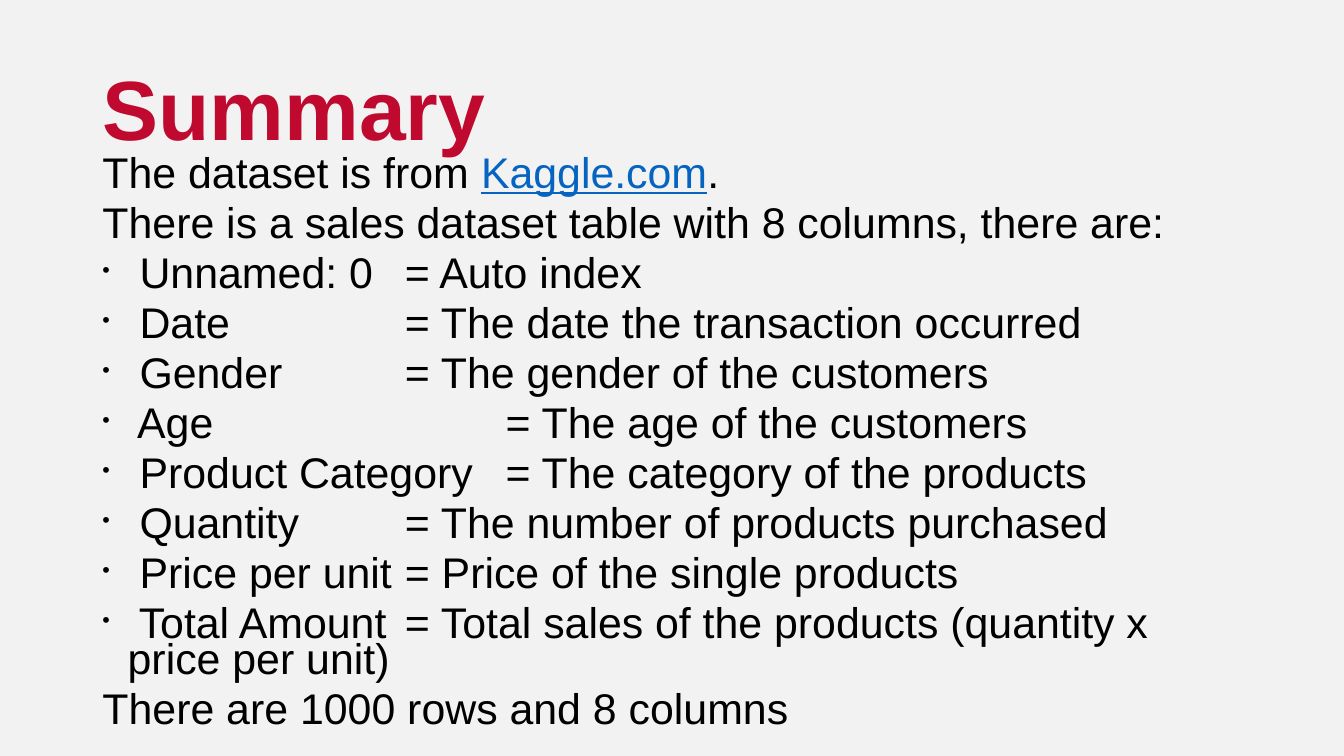
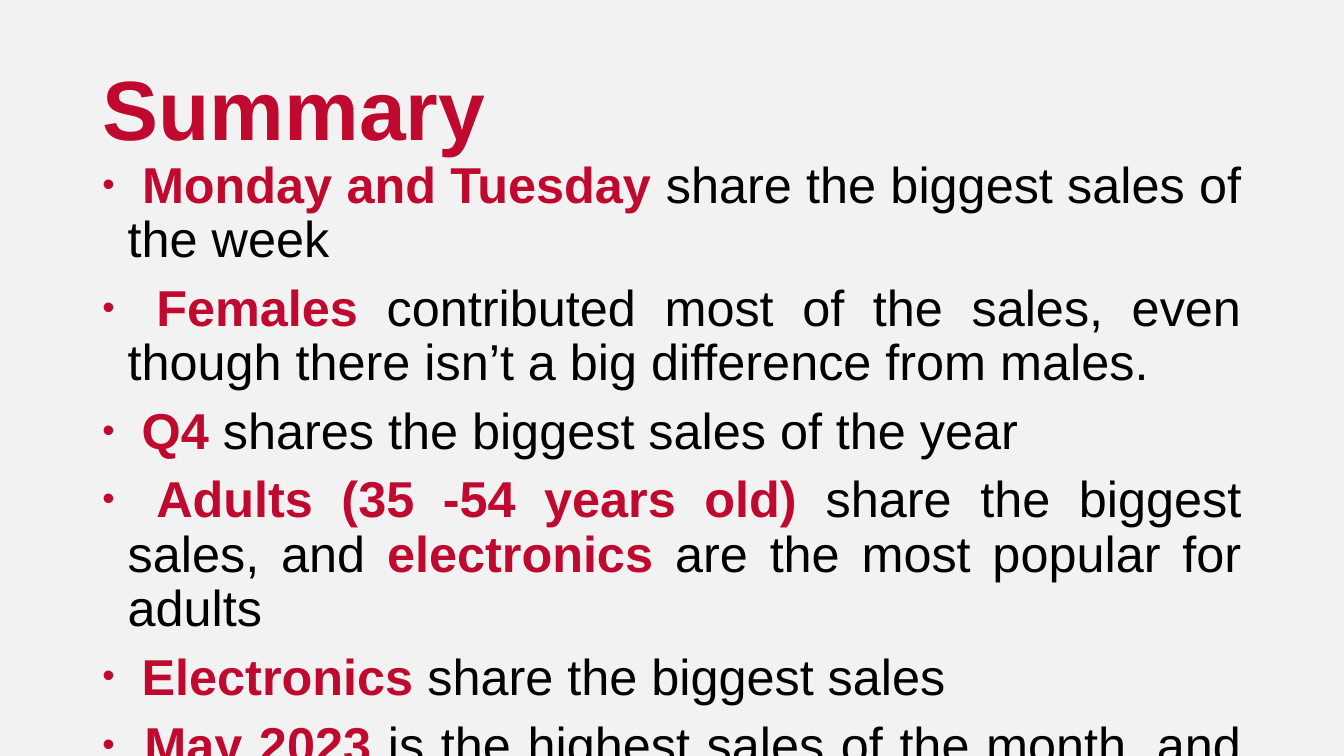
Before and after one commit to gracekaroma/analysis-of-sales-dataset, a slide deck: slide 27 of Analysis of Sales Dataset.pptx (slide 14 before the commit). Drawn at 1344x756 pixels with LibreOffice and Linux fonts; fonts in the diff are those of the drawing. Boxes give left, top, right and bottom in pixels: in the first picture for what was removed or moved away, otherwise in the second. Text is boxed around its words. In the diff, an @@ line names an element or a change of style, - is before the commit and + after.

```diff
--- a/Analysis of Sales Dataset.pptx
+++ b/Analysis of Sales Dataset.pptx
@@ text at box(128, 166, 1241, 704): text changed; size 30.6 to 36 pt @@
-The dataset is from Kaggle.com.
-There is a sales dataset table with 8 columns, there are:
-• Unnamed: 0 = Auto index
-• Date = The date the transaction occurred
-• Gender = The gender of the customers
-• Age = The age of the customers
-• Product Category = The category of the products
-• Quantity = The number of products purchased
-• Price per unit = Price of the single products
-• Total Amount = Total sales of the products (quantity x price per unit)
-There are 1000 rows and 8 columns
+• Monday and Tuesday share the biggest sales of the week
+• Females contributed most of the sales, even though there isn’t a big difference from males.
+• Q4 shares the biggest sales of the year
+• Adults (35 -54 years old) share the biggest sales, and electronics are the most popular for adults
+• Electronics share the biggest sales
+• May 2023 is the highest sales of the month, and September 2023 is the lowest sales of the month
```
Also in this commit, not shown: 6 other slides changed, 16 slides added, 2 slides removed.
